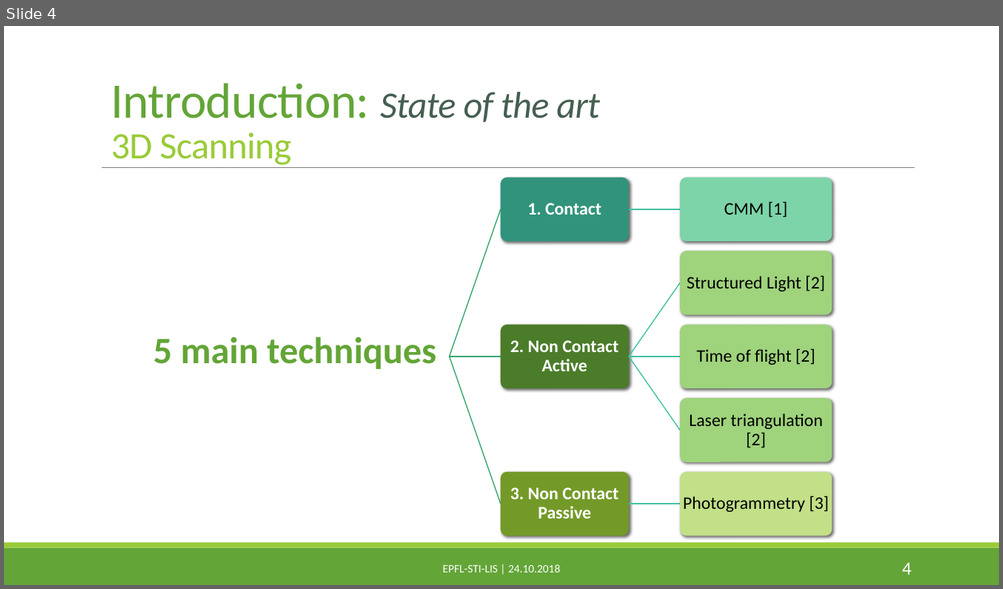
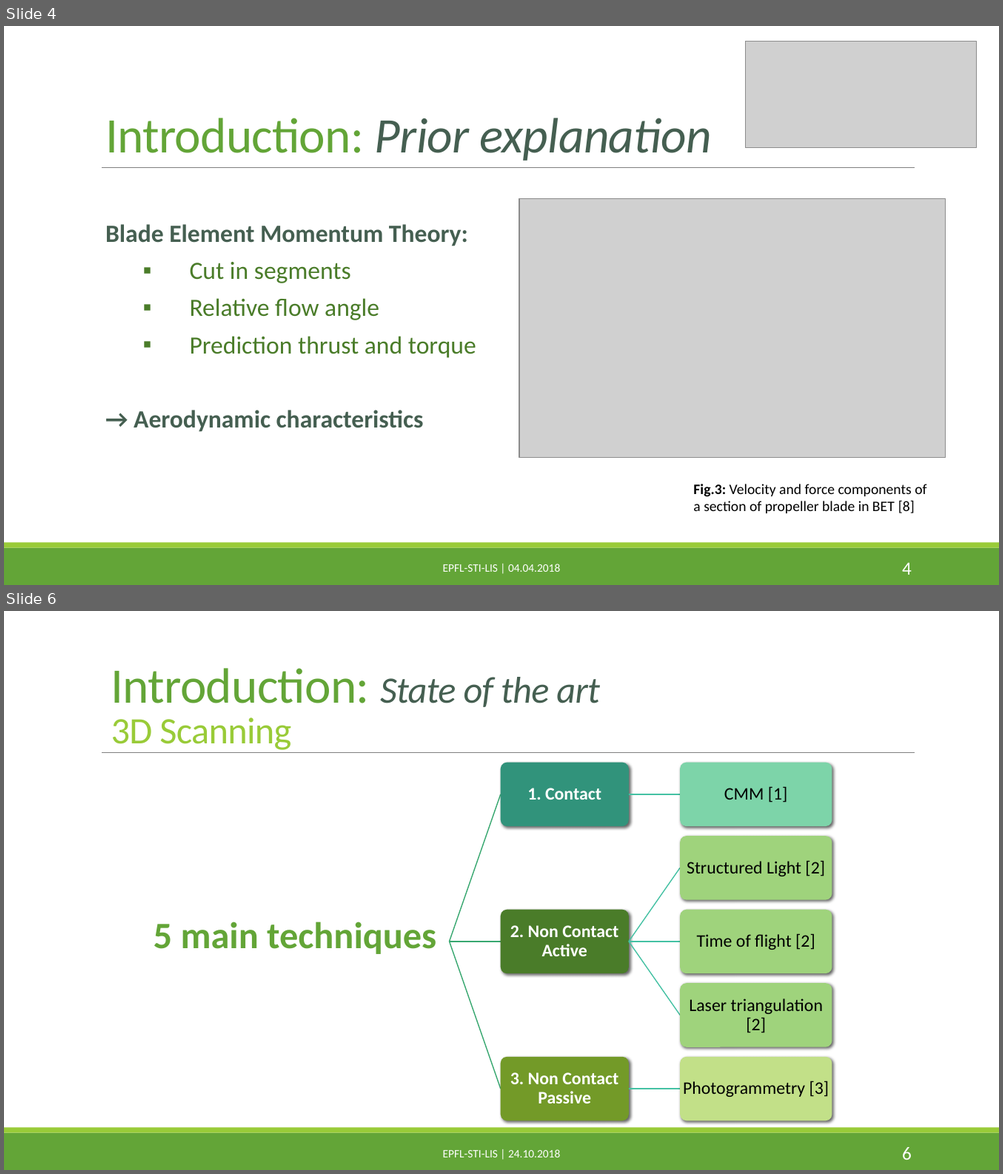
Before and after one commit to PaulineMauryL/PropellerProject, a slide deck: MIDTERM.pptx. Shown one above the other, each under a label of ours: slide 4 before the commit, slides 4 and 6 after it; the slides between them are not shown. The pictures are 1003x589 and 1003x1174 pixels, drawn with LibreOffice and Linux fonts; fonts in the diff are those of the drawing; grey boxes stand for pictures. Boxes give left, top, right and bottom in pixels: in the first picture for what was removed or moved away, otherwise in the second. Text is boxed around its words. In the diff, an @@ line names an element or a change of style, - is before the commit and + after.

```diff
--- a/MIDTERM.pptx
+++ b/MIDTERM.pptx
@@ slide 4 added at [4, 26, 999, 585], background #FFFFFF; not listed: 3 template elements that a slide beside it also shows @@
@@ picture added at [745, 41, 976, 147] @@
@@ text added at [105, 118, 711, 161], 48 pt, text #455F51, italic @@
+Introduction: Prior explanation
@@ picture added at [519, 199, 945, 458] @@
@@ text added at [105, 224, 476, 432], 24 pt, text #4A7C29 @@
+Blade Element Momentum Theory:
+  ▪ Cut in segments
+  ▪ Relative flow angle
+  ▪ Prediction thrust and torque
+  → Aerodynamic characteristics
@@ text added at [693, 484, 926, 514], 14 pt, text #000000 @@
+Fig.3: Velocity and force components of a section of propeller blade in BET [8]
@@ text added at [443, 564, 560, 572], 11 pt, text #FFFFFF @@
+EPFL-STI-LIS | 04.04.2018
@@ page number added at [902, 563, 911, 575], 18 pt, text #FFFFFF @@
+4
@@ what was slide 4 is now slide 6 @@
@@ page number at [902, 1147, 911, 1160]: text changed @@
-4
+6
```
Also in this commit, not shown: 11 slides changed, 2 other slides added, 1 slide removed.
